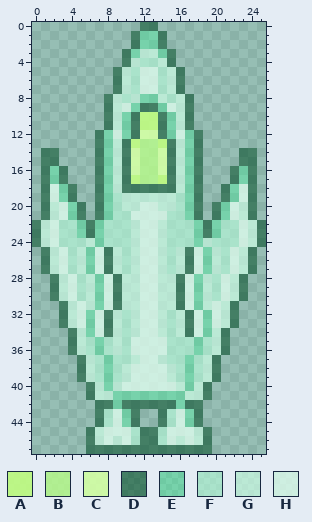
One commit to this pixel-art sprite: data/player.png. The first picture shows the starting point.
The file is 26x48 pixels.
Palette (. is transparent): A #c2ff80dd  B #baff87c2  C #d3ffa5e6  D #004b258c  E #31ff974e  F #baffdc91  G #cfffe7a7  H #e1fff0c0
Pixels before, first column x 0:
 0 ............DD............
 1 ...........DEED...........
 2 ...........DEED...........
 3 ..........DEGGED..........
 4 ..........DGFFGD..........
 5 .........DGFHHFGD.........
 6 .........DGFHHFGD.........
 7 .........DGFHHFGD.........
 8 ........DGFGEEGFGD........
 9 ........DGHEDDEHGD........
10 ........DGEDAADEGD........
11 ........DGEDAADEGD........
12 .......DEHEDCCDEHED.......
13 .......DEGDABBADGED.......
14 .DD....DEGDCBBCDGED....DD.
15 .DD....DEGDCBBCDGED....DD.
16 .DED...DEGDCBBCDGED...DED.
17 .DED...DEGDABBADGED...DED.
18 .DHED..DEGDDDDDDGED..DEHD.
19 .DHED..DEFGGGGGGFED..DEHD.
20 .DGHED.DEFGGHHGGFED.DEHGD.
21 .DGHED.DEFFHHHHFFED.DEHGD.
22 DGHFFEDEFFFGHHGFFFEDEFFHGD
23 DGHFFEDEFFFGHHGFFFEDEFFHGD
24 DGHFFFGEFFFGHHGFFFEGFFFHGD
25 .DGHFGEHDGFGHHGFGDHEGFHGD.
26 .DGHFGEHDGFGHHGFGDHEGFHGD.
27 .DGHFGEHDGFGHHGFGDHEGFHGD.
28 ..DGHFGEHDGGHHGGDHEGFHGD..
29 ..DGHFGEHDGGHHGGDHEGFHGD..
30 ..DGHFGEHDGGHHGGDHEGFHGD..
31 ...DGHGEHDGGHHGGDHEGHGD...
32 ...DGHEHDGFGHHGFGDHEHGD...
33 ...DGHEHDGFGHHGFGDHEHGD...
34 ....DGEHDGFGHHGFGDHEGD....
35 ....DGFEFGFHHHHFFFEFGD....
36 ....DGFEFGFHHHHFFFEFGD....
37 .....DGFEFFGHHGFFEFGD.....
38 .....DGFEFGHHHHGFEFGD.....
39 .....DGFEFGHHHHGFEFGD.....
40 ......DGEGHHHHHHGEGD......
41 ......DGGEEEEEEEEGGD......
42 .......DDEDDDDDDEDD.......
43 .......DFHED..DFHED.......
44 .......DFHED..DFHED.......
45 ......DGHHHFDDFHHHGD......
46 ......DGHGHFDDFHGHGD......
47 ......DDDDDDDDDDDDDD......
New version:
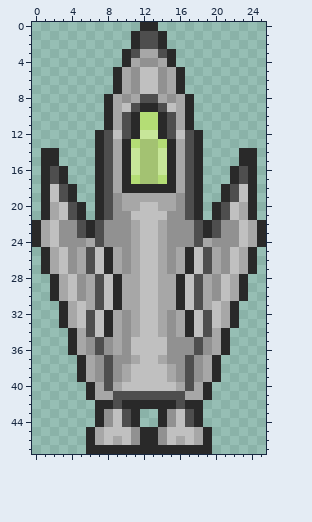
The exact change:
colour A: #c2ff80dd -> #b4dd75
colour B: #baff87c2 -> #a3c272
colour C: #d3ffa5e6 -> #c7e699
colour D: #004b258c -> #292929
colour E: #31ff974e -> #4e4e4e
colour F: #baffdc91 -> #919191
colour G: #cfffe7a7 -> #a7a7a7
colour H: #e1fff0c0 -> #c0c0c0
Where, in picture pixels (left, top, right, bottom), the same in both pictures:
changed: (32, 22, 266, 454)
